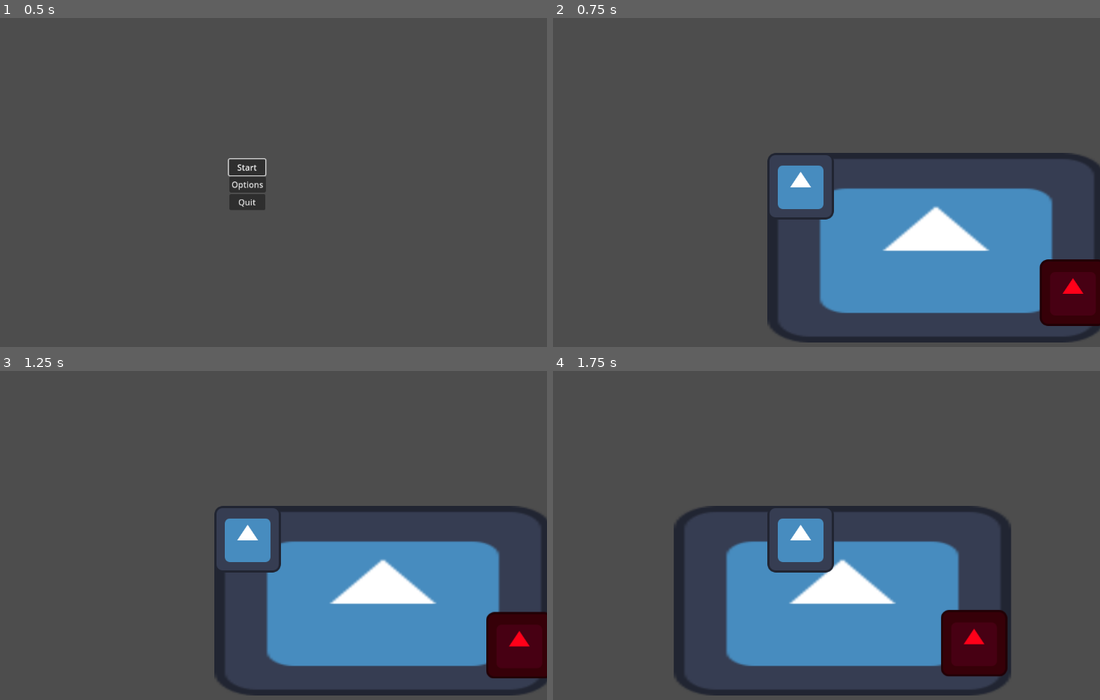
Above: before the commit, frames 1-4 (two rows, left to right).
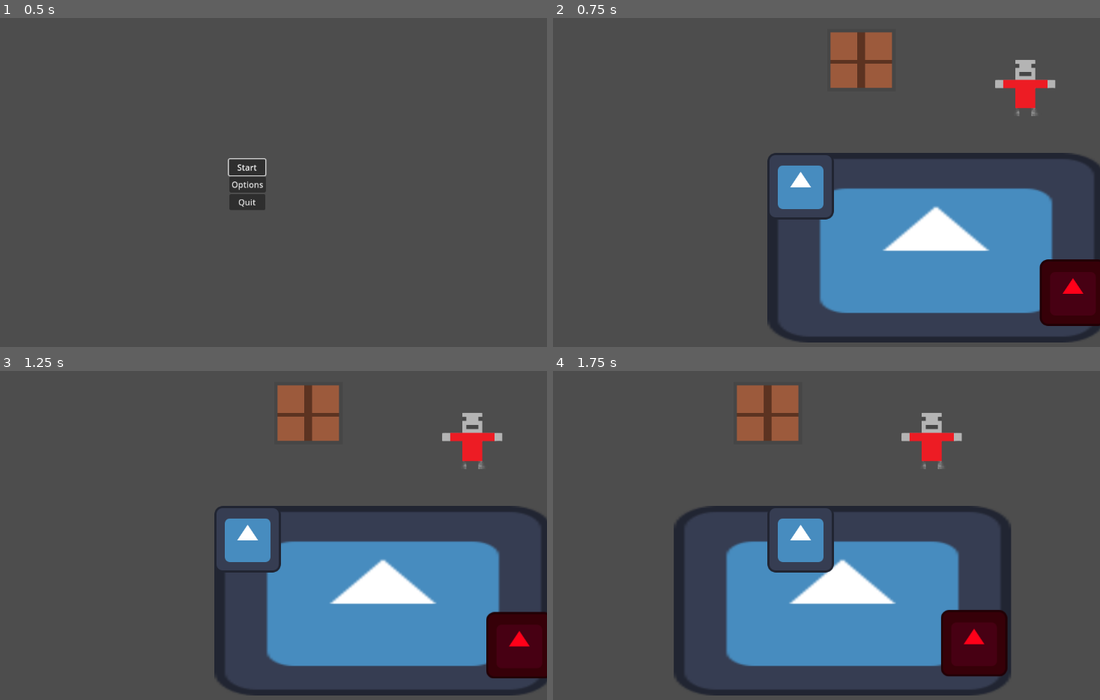
Above: after the commit, the same moments.

Repository: MajesticYak/darkworldgame
Game: Godot game, scene res://Scenes/menu_start.tscn
The game is run twice, just before and just after one commit, with the same random seed, the same clock (stepped at 60 frames per second) and the same inputs. The engine's default icon, where the game draws it, is replaced by a stand-in: a white triangle on a blue panel in a dark square.
Inputs:
- Up to frame 1 (0.5 s): no input
- Up to frame 2 (0.75 s): click "Start" at 0.5 s
- Up to frame 3 (1.25 s): no input
- Up to frame 4 (1.75 s): tap Enter at 1.25 s; hold D (right) from 1.28 s (still down); hold E (interact, bound only after the commit) from 1.28 s (still down)

Frame 1 is identical in both runs. In frame 2, 2.6% of the frame differs, in the area x 50-92%, y 4-30%; in frame 3, 2.6%; in frame 4, 2.6%, in the area x 33-75%, y 4-30%.

Commit message:
added interaction manager component
allows for interaction with different objects

Diff:
--- /dev/null
+++ b/Crate.gd
@@ -0,0 +1,8 @@
+extends Node2D
+
+func _ready():
+	var interaction_area: InteractionArea = $InteractionArea
+	interaction_area.interact = Callable(self, "crateInteract")
+
+func crateInteract():
+	print("opened")
--- /dev/null
+++ b/Interaction/interaction area/interaction_area.gd
@@ -0,0 +1,19 @@
+extends Area2D
+#future note: update collision layer to only interact with the player
+class_name InteractionArea
+
+#the text shown above an object when near
+@export var action_name: String = "interact"
+
+#callable function is meant to be overrided;
+#any object with an interaction area can override this function
+#and provide its own implementation
+var interact: Callable = func():
+	pass
+
+func _on_body_entered(body):
+	InteractionManager.registerArea(self)
+
+
+func _on_body_exited(body):
+	InteractionManager.unregisterArea(self)
--- /dev/null
+++ b/Interaction/interaction area/interaction_area.tscn
@@ -0,0 +1,9 @@
+[gd_scene load_steps=2 format=3 uid="uid://v1wteoi37vv0"]
+
+[ext_resource type="Script" path="res://Interaction/interaction area/interaction_area.gd" id="1_ysybe"]
+
+[node name="InteractionArea" type="Area2D"]
+script = ExtResource("1_ysybe")
+
+[connection signal="body_entered" from="." to="." method="_on_body_entered"]
+[connection signal="body_exited" from="." to="." method="_on_body_exited"]
--- /dev/null
+++ b/Interaction/interaction_manager.gd
@@ -0,0 +1,53 @@
+extends Node2D
+@onready var label = $Label
+
+#base text for the label
+const text = "E to "
+
+#holds all areas that can be interacted with
+var active_areas = []
+#can interact if player is in interaction area
+var can_interact = true
+
+#player is in the area, so it is interactable
+func registerArea(area: InteractionArea):
+	active_areas.push_back(area)
+
+#player is no longer in that area, so it is no longer interactable
+func unregisterArea(area: InteractionArea):
+	var indexOfArea = active_areas.find(area)
+	#if area parameter exists in array (area is currently registered)
+	if (indexOfArea != -1):
+		active_areas.remove_at(indexOfArea)
+
+func _process(delta):
+	#if player is in multiple interactable areas, choose the closest one to display
+	if (active_areas.size() > 0 && can_interact):
+		#custom sort compares two areas (a,b). If returns true, then array order is unchanged, otherwise swaps them
+		#basically puts closest active area to the front of the array
+		active_areas.sort_custom(sortByDistanceToPlayer)
+		label.text = text + active_areas[0].action_name
+		label.global_position = active_areas[0].global_position
+		label.global_position.y -= 90
+		label.global_position.x -= label.size.x/2
+		label.show()
+	else:
+		label.hide()
+
+func sortByDistanceToPlayer(area1, area2):
+	var player = get_tree().get_first_node_in_group("Player")
+	var area1Distance = player.global_position.distance_to(area1.global_position)
+	var area2Distance = player.global_position.distance_to(area2.global_position)
+	return area1Distance < area2Distance
+
+func _input(event):
+	#if player can interact with an interactable area
+	if (event.is_action_pressed("interact") && can_interact):
+		if (active_areas.size() > 0):
+			can_interact = false
+			label.hide()
+
+			#interact callable
+			#will execute an objects interact function and then return back here after
+			await active_areas[0].interact.call()
+			can_interact = true
--- /dev/null
+++ b/Interaction/interaction_manager.tscn
@@ -0,0 +1,19 @@
+[gd_scene load_steps=2 format=3 uid="uid://b5bt7j1r8nvj"]
+
+[ext_resource type="Script" path="res://Interaction/interaction_manager.gd" id="1_wa21b"]
+
+[node name="InteractionManager" type="Node2D"]
+script = ExtResource("1_wa21b")
+
+[node name="Label" type="Label" parent="."]
+z_index = 50
+anchors_preset = 5
+anchor_left = 0.5
+anchor_right = 0.5
+offset_left = -47.5
+offset_right = 47.5
+offset_bottom = 23.0
+grow_horizontal = 2
+text = "[E] to Interact"
+horizontal_alignment = 1
+vertical_alignment = 1
--- /dev/null
+++ b/NPC.gd
@@ -0,0 +1,8 @@
+extends Node2D
+
+func _ready():
+	var interaction_area: InteractionArea = $InteractionArea
+	interaction_area.interact = Callable(self, "npcInteract")
+
+func npcInteract():
+	print("hello")
--- /dev/null
+++ b/Scenes/crate.tscn
@@ -0,0 +1,23 @@
+[gd_scene load_steps=5 format=3 uid="uid://b8232xsfr2wn6"]
+
+[ext_resource type="Script" path="res://Crate.gd" id="1_fxe5w"]
+[ext_resource type="PackedScene" uid="uid://v1wteoi37vv0" path="res://Interaction/interaction area/interaction_area.tscn" id="2_cax6q"]
+[ext_resource type="Texture2D" uid="uid://61y6sdvp4dp6" path="res://Assets/crate.PNG" id="3_6f8fe"]
+
+[sub_resource type="RectangleShape2D" id="RectangleShape2D_lvbso"]
+size = Vector2(142, 142)
+
+[node name="Crate" type="Node2D"]
+script = ExtResource("1_fxe5w")
+
+[node name="InteractionArea" parent="." instance=ExtResource("2_cax6q")]
+action_name = "open"
+
+[node name="CollisionShape2D" type="CollisionShape2D" parent="InteractionArea"]
+position = Vector2(-1, 2)
+shape = SubResource("RectangleShape2D_lvbso")
+
+[node name="Sprite2D" type="Sprite2D" parent="."]
+position = Vector2(0.999996, 3)
+scale = Vector2(0.492188, 0.445313)
+texture = ExtResource("3_6f8fe")
--- a/Scenes/main.tscn
+++ b/Scenes/main.tscn
@@ -1,12 +1,17 @@
-[gd_scene load_steps=4 format=3 uid="uid://rcyelgi322w8"]
+[gd_scene load_steps=6 format=3 uid="uid://rcyelgi322w8"]
 
 [ext_resource type="Texture2D" uid="uid://dxfwp50as7tcx" path="res://Assets/icon.svg" id="1_h1h4b"]
 [ext_resource type="PackedScene" uid="uid://b4pkwoj6hwf41" path="res://Scenes/player.tscn" id="1_t72km"]
 [ext_resource type="PackedScene" uid="uid://djy75ghrogulu" path="res://Scenes/brawler.tscn" id="3_emrco"]
+[ext_resource type="PackedScene" uid="uid://bufoytg8avbmj" path="res://npc.tscn" id="4_ryew7"]
+[ext_resource type="PackedScene" uid="uid://b8232xsfr2wn6" path="res://Scenes/crate.tscn" id="5_735iy"]
 
 [node name="Main" type="Node"]
 
 [node name="World" type="Node2D" parent="."]
+
+[node name="NPC" parent="World" instance=ExtResource("4_ryew7")]
+position = Vector2(434, -186)
 
 [node name="Sprite2D" type="Sprite2D" parent="World"]
 position = Vector2(260.5, 118.5)
@@ -17,3 +22,6 @@
 
 [node name="Brawler" parent="." instance=ExtResource("3_emrco")]
 position = Vector2(524, 205)
+
+[node name="Crate" parent="." instance=ExtResource("5_735iy")]
+position = Vector2(116, -246)
--- /dev/null
+++ b/npc.tscn
@@ -0,0 +1,21 @@
+[gd_scene load_steps=5 format=3 uid="uid://bufoytg8avbmj"]
+
+[ext_resource type="Script" path="res://NPC.gd" id="1_an8tt"]
+[ext_resource type="Texture2D" uid="uid://d3ojjk7u3dusd" path="res://Assets/file.png" id="2_qibre"]
+[ext_resource type="PackedScene" uid="uid://v1wteoi37vv0" path="res://Interaction/interaction area/interaction_area.tscn" id="3_o0s7u"]
+
+[sub_resource type="CircleShape2D" id="CircleShape2D_uvud8"]
+radius = 150.163
+
+[node name="NPC" type="Node2D"]
+script = ExtResource("1_an8tt")
+
+[node name="Sprite2D" type="Sprite2D" parent="."]
+scale = Vector2(0.455, 0.455)
+texture = ExtResource("2_qibre")
+
+[node name="InteractionArea" parent="." instance=ExtResource("3_o0s7u")]
+action_name = "talk"
+
+[node name="CollisionShape2D" type="CollisionShape2D" parent="InteractionArea"]
+shape = SubResource("CircleShape2D_uvud8")
--- a/project.godot
+++ b/project.godot
@@ -14,6 +14,10 @@
 run/main_scene="res://Scenes/menu_start.tscn"
 config/features=PackedStringArray("4.2", "Forward Plus")
 config/icon="res://Assets/icon.svg"
+
+[autoload]
+
+InteractionManager="*res://Interaction/interaction_manager.tscn"
 
 [input]
 
@@ -46,3 +50,8 @@
 "events": [Object(InputEventKey,"resource_local_to_scene":false,"resource_name":"","device":-1,"window_id":0,"alt_press …(182 unchanged characters)…
 ]
 }
+interact={
+"deadzone": 0.5,
+"events": [Object(InputEventKey,"resource_local_to_scene":false,"resource_name":"","device":-1,"window_id":0,"alt_pressed":false,"shift_pressed":false,"ctrl_pressed":false,"meta_pressed":false,"pressed":false,"keycode":0,"physical_keycode":69,"key_label":0,"unicode":101,"echo":false,"script":null)
+]
+}
Binary file added: Assets/crate.PNG
Not shown, added: Assets/crate.PNG.import
Binary file added: Assets/file.png
Not shown, added: Assets/file.png.import
